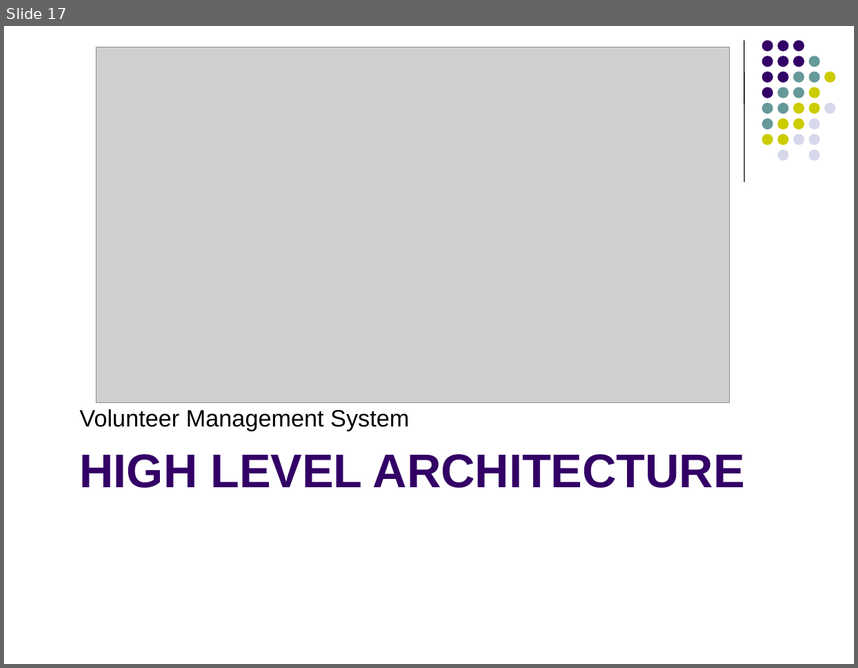
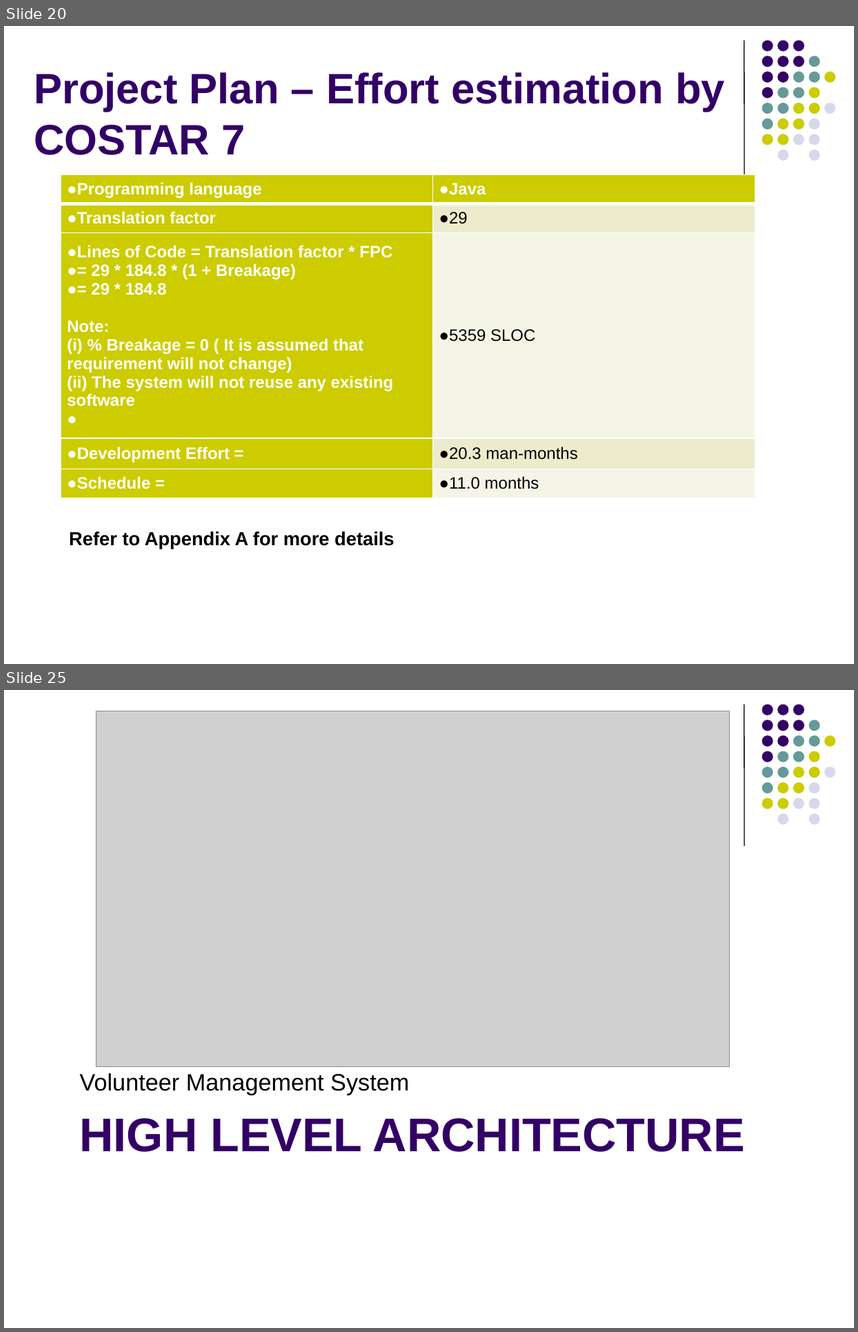
Before and after one commit to imireasa/mtech-se18-t08s, a slide deck: docs/W-9 Working Document/W-9.3 Presentation Slides/Phase1/vms_first_presentation_v0.1a.pptx. Shown one above the other, each under a label of ours: slide 17 before the commit, slides 20 and 25 after it; the slides between them are not shown. The pictures are 858x668 and 858x1332 pixels, drawn with LibreOffice and Linux fonts; fonts in the diff are those of the drawing; grey boxes stand for pictures. Boxes give left, top, right and bottom in pixels: in the first picture for what was removed or moved away, otherwise in the second. Text is boxed around its words. In the diff, an @@ line names an element or a change of style, - is before the commit and + after.

```diff
--- a/docs/W-9 Working Document/W-9.3 Presentation Slides/Phase1/vms_first_presentation_v0.1a.pptx
+++ b/docs/W-9 Working Document/W-9.3 Presentation Slides/Phase1/vms_first_presentation_v0.1a.pptx
@@ slide 20 added at (4,26,854,664), background #FFFFFF; not listed: 32 template elements that a slide beside it also shows @@
@@ title added at (34,72,725,155), 36 pt, text #330066, bold @@
+Project Plan – Effort estimation by COSTAR 7
@@ table added at (61,175,755,498), 5 rows, 2 columns @@
+Programming language | Java
+Translation factor | 29
+Lines of Code = Translation factor * FPC / = 29 * 184.8 * (1 + Breakage) / = 29 * 184.8 Note: (i) % Breakage = 0 ( It is assumed that requirement will not change) (ii) The system will not reuse any existing software | 5359 SLOC
+Development Effort = | 20.3 man-months
+Schedule = | 11.0 months
@@ text added at (69,531,394,548), 16 pt, text #000000, bold @@
+Refer to Appendix A for more details
@@ what was slide 17 is now slide 25 @@
```
Also in this commit, not shown: 8 slides changed, 11 other slides added, 4 slides removed.
